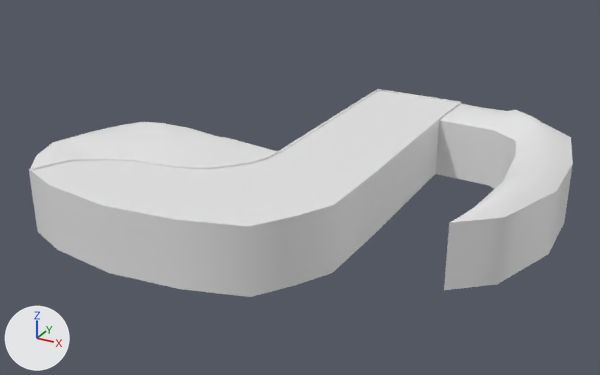
What one commit did to the FBX model Return of the Symphony/Assets/Art/Models/Island1.fbx.
Camera for both pictures: a 50 mm camera at (23.0, -39.4, 18.3) aimed at (0.2, 2.1, -2.5). The lights are fixed; the arrows at lower left show +X, +Y and +Z. Where no turn or scale is listed for an object, it has been applied to the vertices.

Names of what the first picture shows: 'Island1'.
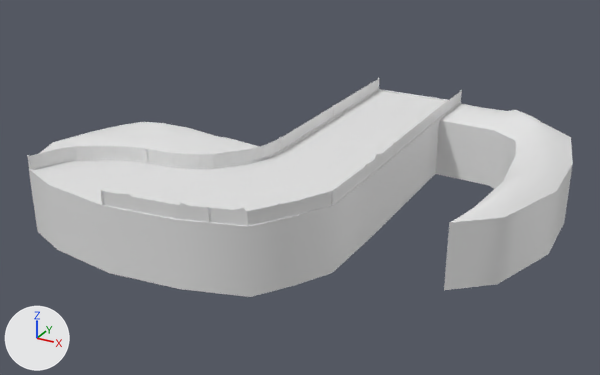
Pixel boxes (x1, y1, x2, y2) of what changed, in the pictures (600 x 375 px):
'Fence', added
    after: (30, 79, 461, 226)
'MusicNote', added
    after: (60, 83, 419, 211)
'MusicNote.001', added
    after: (52, 89, 455, 201)
'FencePool', added
    after: (27, 78, 462, 223)

Edits to the bpy script that builds the scene:
```text
Add me_plane_007:
    me_plane_007.from_pydata(...)  # 152 vertices, 38 faces; spans x -11.3..5.7, y -9.8..15.1, z 0.1..1.0
Add me_plane_004:
    me_plane_004.from_pydata(...)  # 100 vertices, 25 faces; spans x -11.7..5.7, y -9.3..15.0, z 0.0..1.0
Add me_plane_002:
    me_plane_002.from_pydata(...)  # 320 vertices, 157 faces; spans x -11.7..5.7, y -9.9..15.8, z 0.1..0.9
Add me_cube:
    me_cube.from_pydata(...)  # 280 vertices, 250 faces; spans x -11.8..5.7, y -9.9..15.8, z 0.0..0.9
Add ob_musicnote_001:
    ob_musicnote_001 = bpy.data.objects.new('MusicNote.001', me_plane_007)
    ob_musicnote_001.location = (0.0, 0.0, 0.0)
Add ob_musicnote:
    ob_musicnote = bpy.data.objects.new('MusicNote', me_plane_004)
    ob_musicnote.location = (0.0, 0.0, 0.0)
Add ob_fence:
    ob_fence = bpy.data.objects.new('Fence', me_plane_002)
    ob_fence.location = (0.0, 0.0, 0.0)
Add ob_fencepool:
    ob_fencepool = bpy.data.objects.new('FencePool', me_cube)
    ob_fencepool.location = (0.0, 0.0, 0.0)
```
